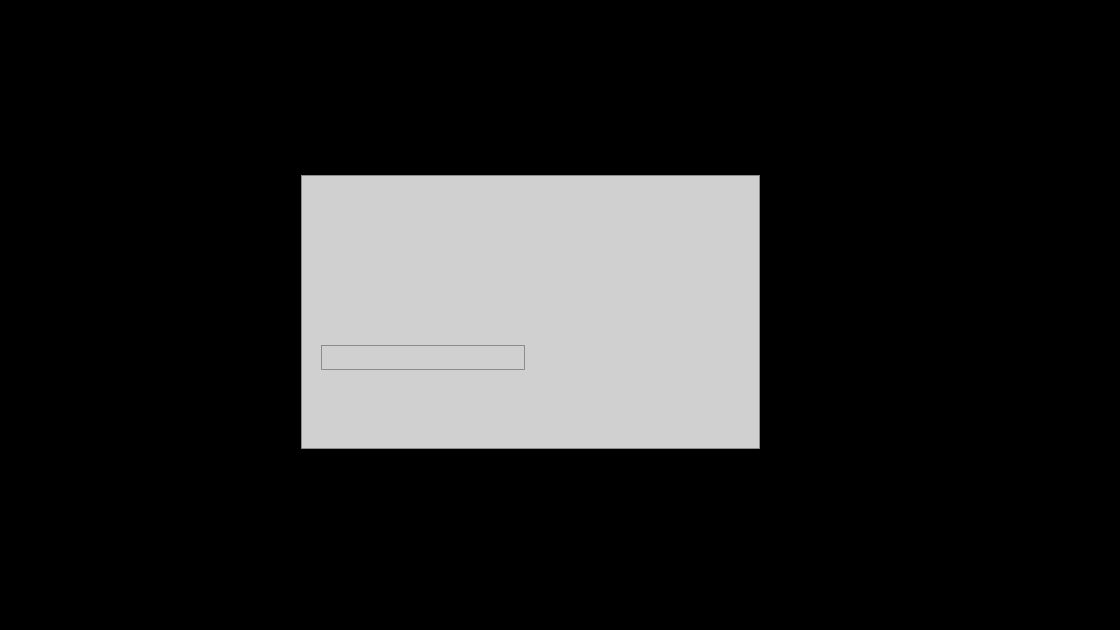
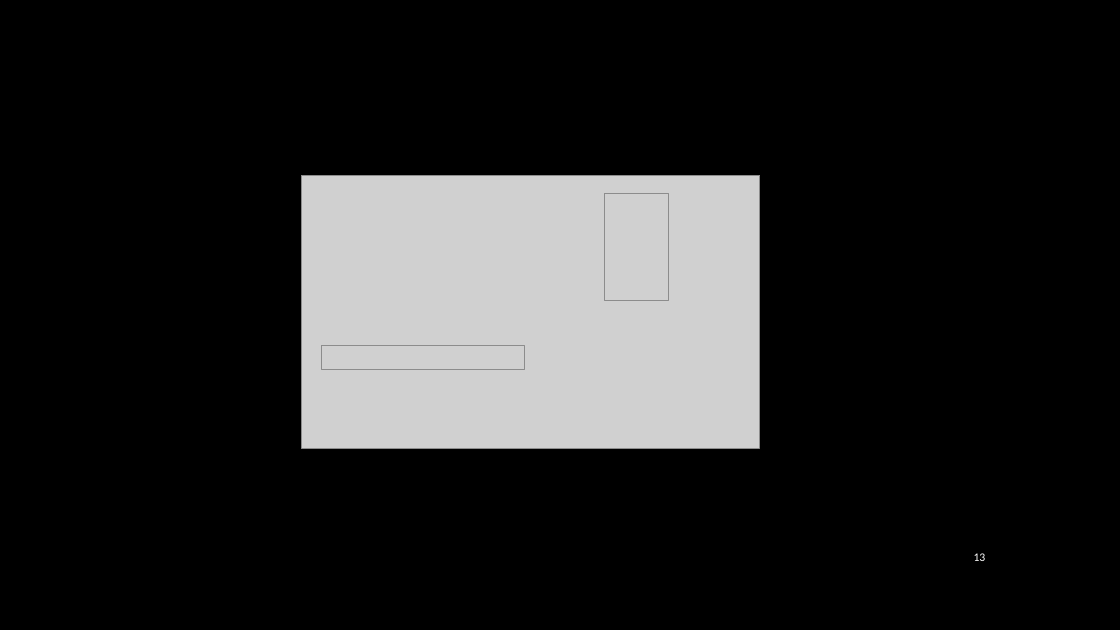
Before and after one commit to carlosaP131/Proyecto-Tercer-Parcial, a slide deck: slide 13 of graficos presentacion .pptx. Drawn at 1120x630 pixels with LibreOffice and Linux fonts; fonts in the diff are those of the drawing; grey boxes stand for pictures; background and template pictures are left out. Boxes give left, top, right and bottom in pixels: in the first picture for what was removed or moved away, otherwise in the second. Text is boxed around its words. In the diff, an @@ line names an element or a change of style, - is before the commit and + after.

```diff
--- a/graficos presentacion .pptx
+++ b/graficos presentacion .pptx
@@ picture added at bbox=[605, 194, 669, 301] @@
@@ page number added at bbox=[974, 553, 986, 561], 10 pt, text #FFFFFF @@
+13
```
Also in this commit, not shown: 17 other slides changed.
